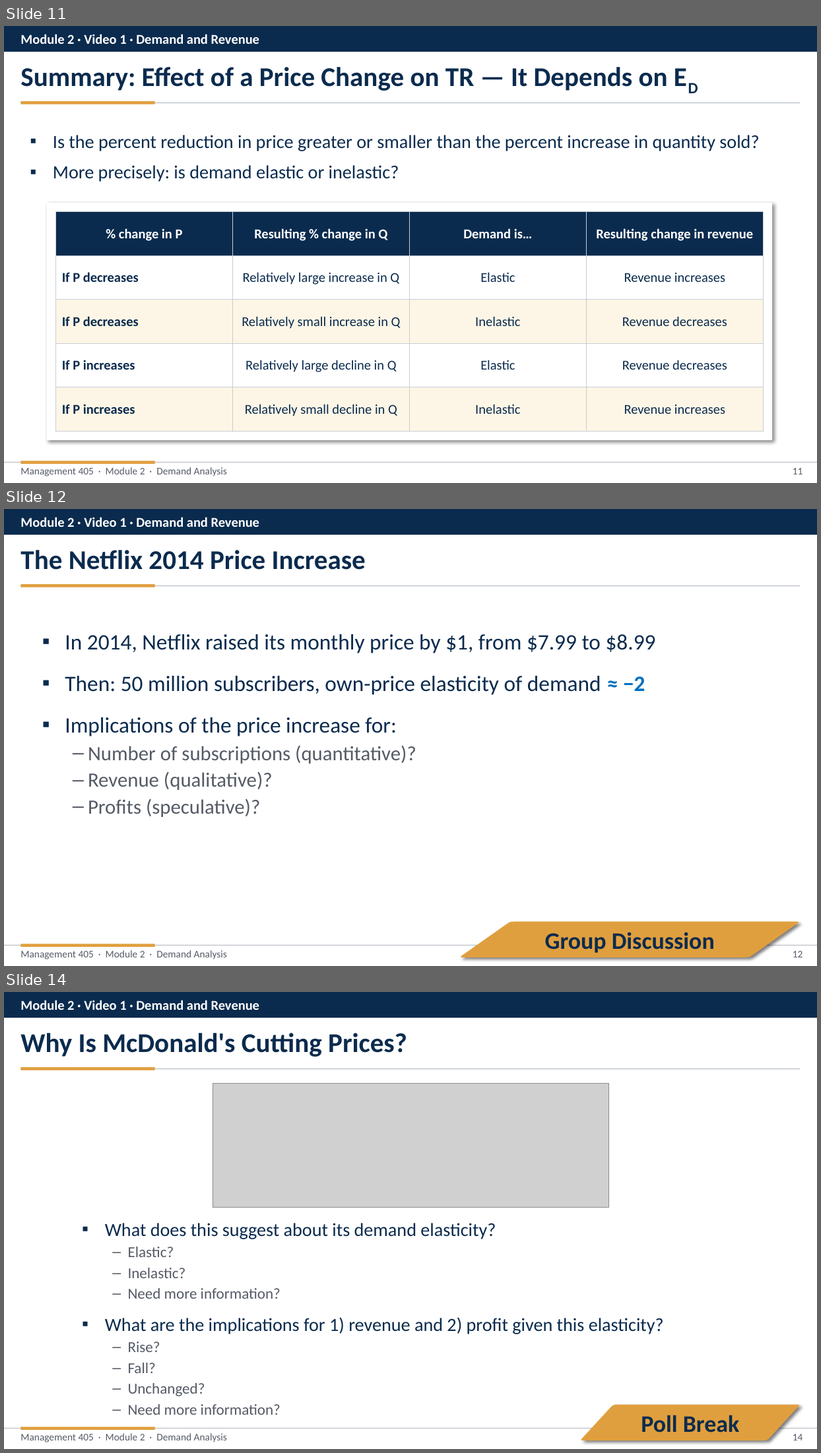
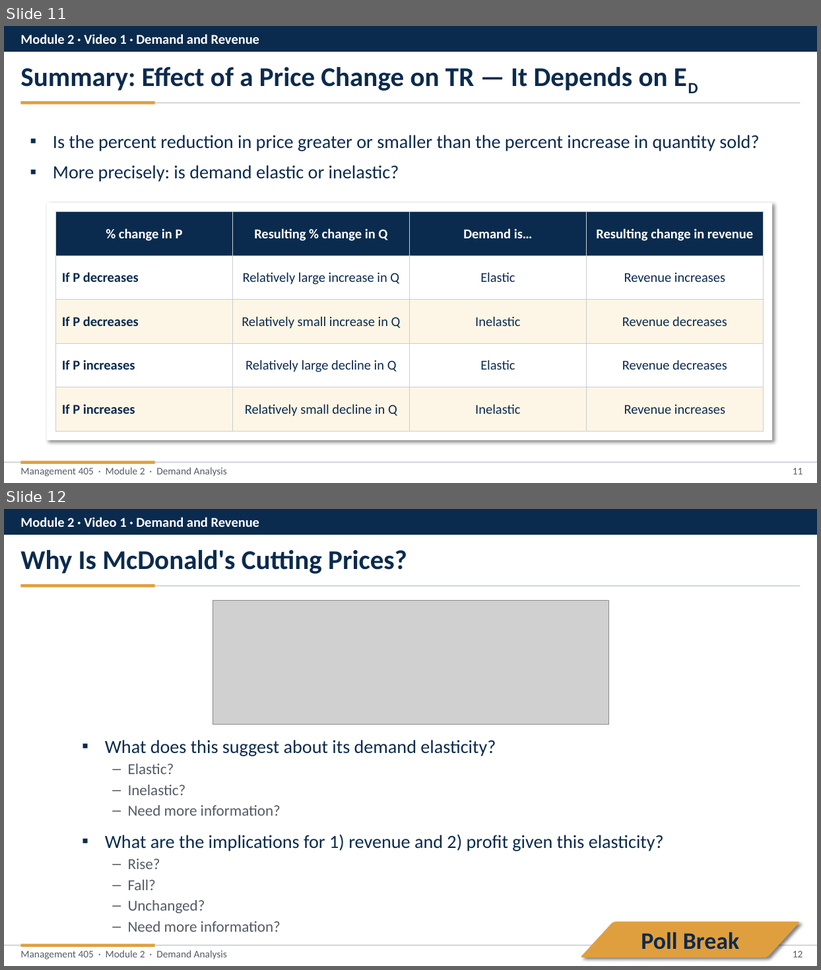
Before and after one commit to nvoigtla/Teaching, a slide deck: 405 Slide Revisions 2026/Module 2/Module 2 - Video Part Revised.pptx. Shown one above the other, each under a label of ours: slides 11, 12 and 14 before the commit, slides 11 and 12 after it; the slides between them are not shown. The pictures are 821x1453 and 821x970 pixels, drawn with LibreOffice and Linux fonts; fonts in the diff are those of the drawing; grey boxes stand for pictures. Boxes give left, top, right and bottom in pixels: in the first picture for what was removed or moved away, otherwise in the second. Text is boxed around its words. In the diff, an @@ line names an element or a change of style, - is before the commit and + after.

```diff
--- a/405 Slide Revisions 2026/Module 2/Module 2 - Video Part Revised.pptx
+++ b/405 Slide Revisions 2026/Module 2/Module 2 - Video Part Revised.pptx
@@ slide 12 removed at (4, 509, 817, 966), background #FFFFFF @@
@@ rectangle removed at (4, 509, 817, 535) @@
@@ text removed at (20, 517, 259, 527) @@
-Module 2 · Video 1 · Demand and Revenue
@@ text removed at (20, 550, 366, 570) @@
-The Netflix 2014 Price Increase
@@ rectangle removed at (21, 586, 801, 586) @@
@@ rectangle removed at (21, 585, 155, 588) @@
@@ text removed at (65, 634, 656, 817) @@
-▪ In 2014, Netflix raised its monthly price by $1, from $7.99 to $8.99
-▪ Then: 50 million subscribers, own-price elasticity of demand ≈ −2
-▪ Implications of the price increase for:
-  – Number of subscriptions (quantitative)?
-  – Revenue (qualitative)?
-  – Profits (speculative)?
@@ freeform shape removed at (459, 922, 801, 958) @@
@@ rectangle removed at (21, 944, 155, 947) @@
@@ text removed at (545, 933, 715, 953) @@
-Group Discussion
@@ rectangle removed at (4, 945, 817, 947) @@
@@ text removed at (20, 951, 227, 960) @@
-Management 405 · Module 2 · Demand Analysis
@@ page number removed at (793, 951, 803, 958) @@
-12
@@ what was slide 14 is now slide 12 @@
@@ page number at (793, 951, 803, 958): text changed @@
-14
+12
```
Also in this commit, not shown: 10 slides changed, 11 other slides removed, 22 other files.
